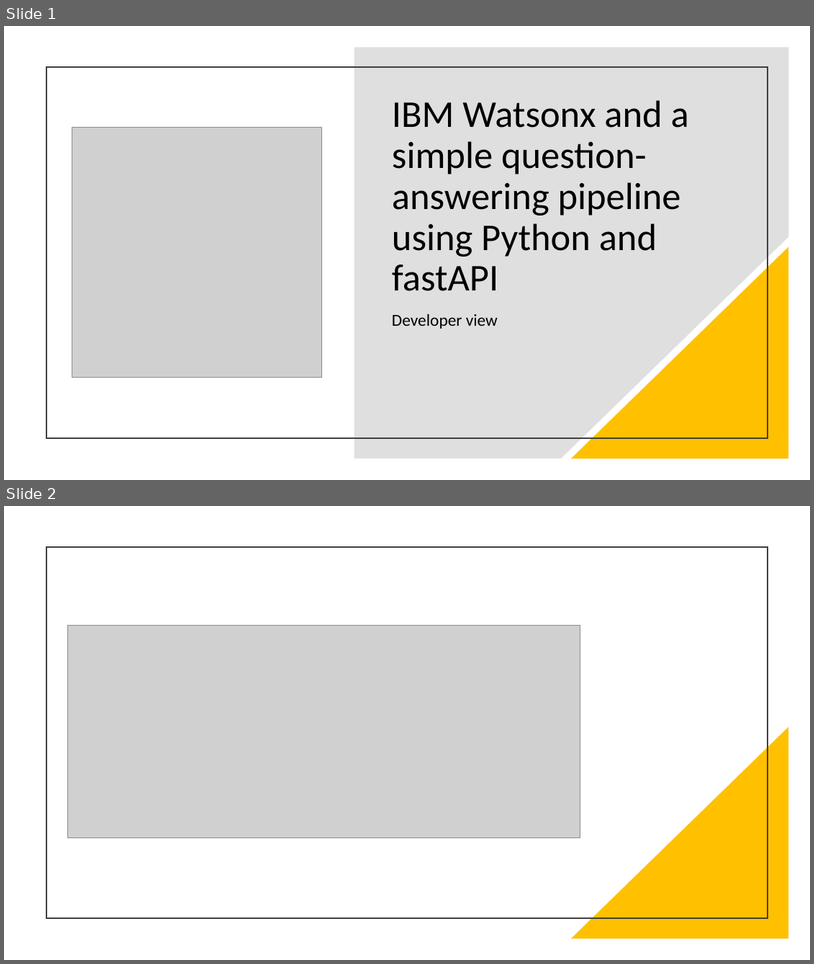
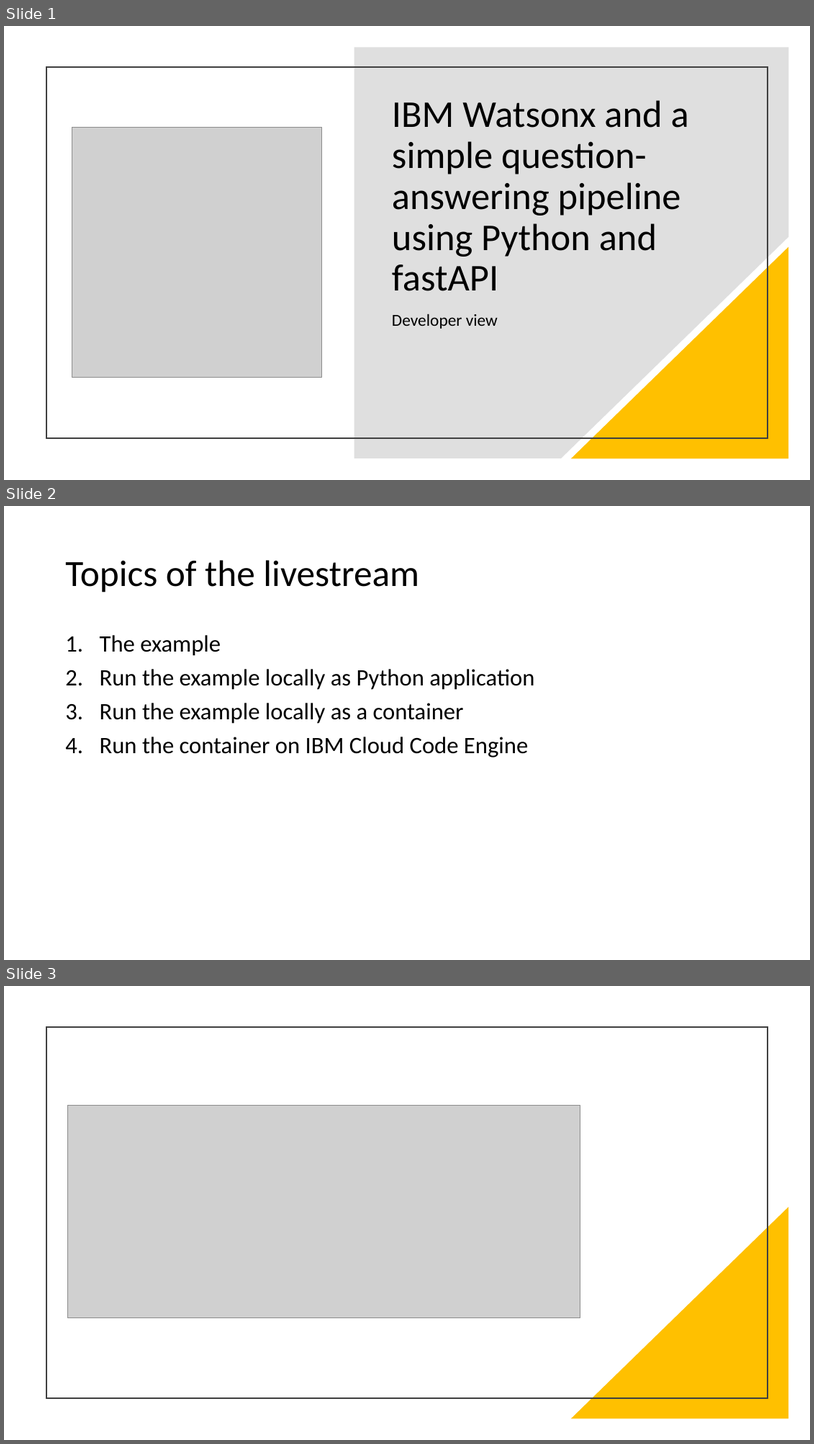
Before and after one commit to thomassuedbroecker/simple-qa-pipeline, a slide deck: documentation/live-stream.pptx. Shown one above the other, each under a label of ours: slides 1 and 2 before the commit, slides 1, 2 and 3 after it. The pictures are 814x964 and 814x1444 pixels, drawn with LibreOffice and Linux fonts; fonts in the diff are those of the drawing; grey boxes stand for pictures. Boxes give left, top, right and bottom in pixels: in the first picture for what was removed or moved away, otherwise in the second. Text is boxed around its words. In the diff, an @@ line names an element or a change of style, - is before the commit and + after.

```diff
--- a/documentation/live-stream.pptx
+++ b/documentation/live-stream.pptx
@@ slide 2 added at box(4, 506, 810, 960), background #FFFFFF @@
@@ title added at box(65, 560, 419, 592), 44 pt, text #000000 @@
+Topics of the livestream
@@ text added at box(100, 635, 535, 757), 28 pt, text #000000 @@
+1. The example
+2. Run the example locally as Python application
+3. Run the example locally as a container
+4. Run the container on IBM Cloud Code Engine
@@ what was slide 2 is now slide 3 @@
```
Also in this commit, not shown: 1 other file.
